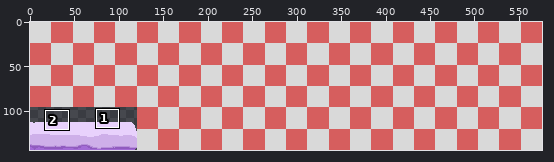
Two states of a pixel-art file, aseprite/mountain-top.aseprite. The picture above shows the old version from afar; the outline marks the close-up.
Close-up. Before the edit:
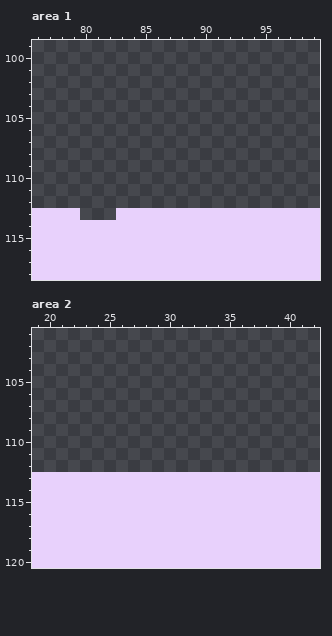
576x144 pixels, 1 frame. Colours within 5 levels of each other are drawn and written as one. Shown: area 1: x 76..99, y 99..118; area 2: x 19..42, y 101..120. The commit also changed other parts of the picture, which this record leaves out.
New version:
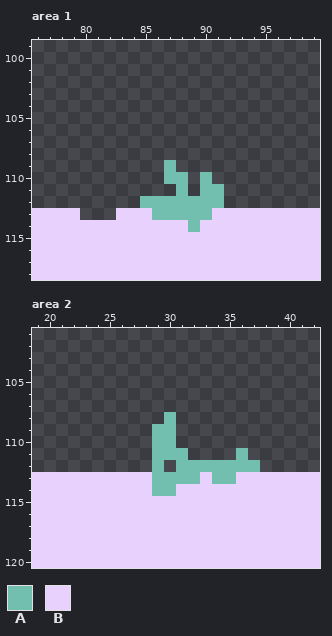
Palette (. is transparent): A #72bfb0  B #e8d1fc
Diff:
Area 1, layer "Layer":
y 109: x 87 . -> A
y 110: x 87..88 .. -> AA; x 90 . -> A
y 111: x 88 . -> A; x 90..91 .. -> AA
y 112: x 85..91 ....... -> AAAAAAA
y 113: x 86..90 BBBBB -> AAAAA
y 114: x 89 B -> A
Area 2, layer "Layer":
y 108: x 30 . -> A
y 109..110: x 29..30 .. -> AA
y 111: x 29..31 ... -> AAA; x 36 . -> A
y 112: x 29 . -> A; x 31..37 ....... -> AAAAAAA
y 113: x 29..32 BBBB -> AAAA; x 34..35 BB -> AA
y 114: x 29..30 BB -> AA
Changed places in both close-ups, as pixel boxes (x1, y1, x2, y2):
changed: (140, 160, 224, 232)
changed: (152, 412, 260, 496)
